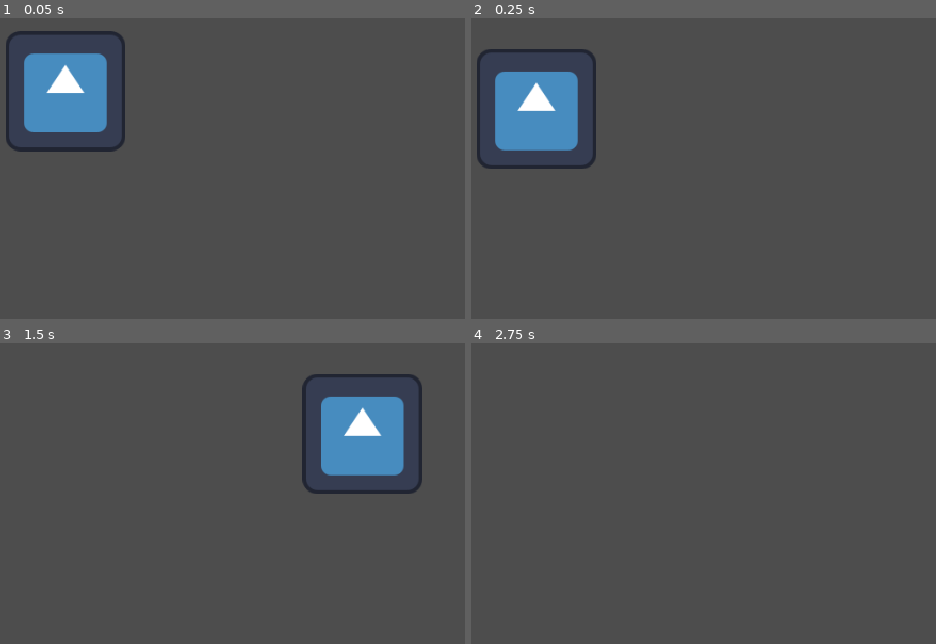
Above: before the commit, frames 1-4 (two rows, left to right).
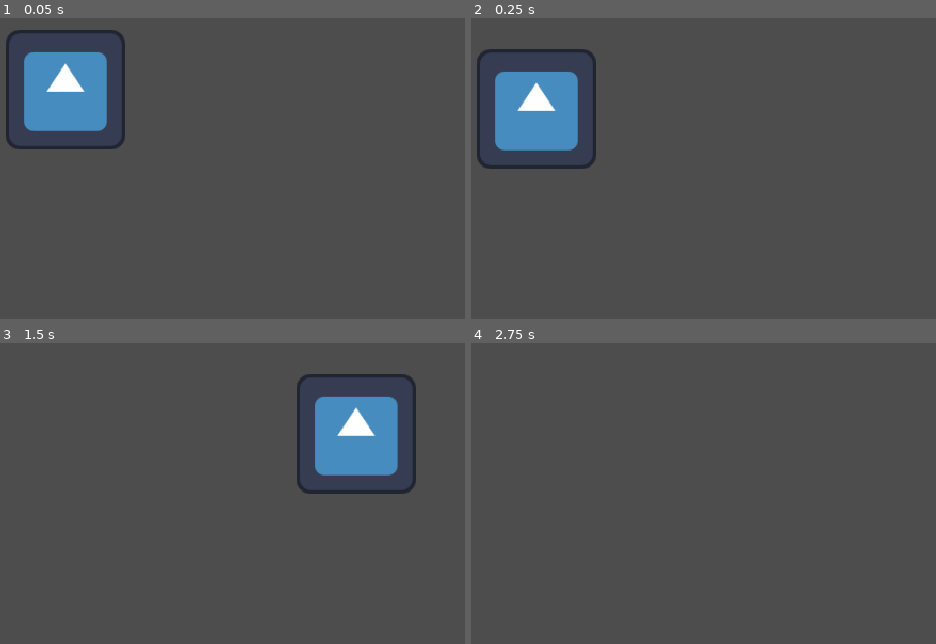
Above: after the commit, the same moments.

Repository: neontflame/Smashbuckler
Game: Godot game, scene res://Gamestuffs/Game.tscn
The game is run twice, just before and just after one commit, with the same random seed, the same clock (stepped at 60 frames per second) and the same inputs. The engine's default icon, where the game draws it, is replaced by a stand-in: a white triangle on a blue panel in a dark square.
Inputs:
- Up to frame 1 (0.05 s): no input
- Up to frame 2 (0.25 s): no input
- Up to frame 3 (1.5 s): tap Enter at 0.5 s; hold Right (ui_right) from 0.53 s (still down); tap Z (ctrl_A, bound only after the commit) at 0.6 s; tap Up (ui_up) at 0.77, 1.07 s; tap X (ctrl_B, bound only after the commit) at 0.8, 1.35 s
- Up to frame 4 (2.75 s): tap Up (ui_up) at 1.52, 1.82 s; tap S (ctrl_L, bound only after the commit) at 1.55, 2.1 s; release Right (ui_right) at 2.03 s; hold Left (ui_left) from 2.03 s (still down); tap A (ctrl_R, bound only after the commit) at 2.3 s

The runs differ from the first frame. In frame 1, 0.7% of the frame differs, in the area x 1-27%, y 3-45%; in frame 2, nothing differs; in frame 3, 2.3%, in the area x 63-91%, y 10-51%; in frame 4, nothing differs.

Commit message:
Input Buffer the Beginning
y

Diff:
--- a/Gamestuffs/Fighterstuffs/Fighter.gd
+++ b/Gamestuffs/Fighterstuffs/Fighter.gd
@@ -18,6 +18,8 @@
 @export var MAX_JUMPS:int = 2
 @export_group("Technical")
 @export var STATE_MACHINE:FitStMch
+@export var UTILS:FighterUtils
+@export var SPRITE:AnimatedSprite2D
 
 #region Variaveis coolio
 var STUN_FRAMES:int = 0 # se for maior do que 0 voce esta Stunnado
@@ -34,16 +36,52 @@
 var comingFromAir:bool = false
 
 var motion:Vector2 = Vector2.ZERO
+
+var AIRDODGED:bool = false
+
+var INPUT_BUFFER:Array = []
+var INPUT_BUFFER_FRAMES:int = 20
+#endregion
+
+#region Cool Teknix
+var inputtableControls:Array[StringName] = [
+	"ctrl_left",
+	"ctrl_right",
+	"ctrl_down",
+	"ctrl_up",
+	"ctrl_A",
+	"ctrl_B",
+	"ctrl_Z",
+	"ctrl_X",
+	"ctrl_R",
+	"ctrl_L"
+]
+
+func handleInputBuffer():
+	var now = Engine.get_process_frames()
+	INPUT_BUFFER = INPUT_BUFFER.filter(func(e): return now - e.frame < INPUT_BUFFER_FRAMES)
+
+	for cont in inputtableControls:
+		if Input.is_action_just_pressed(cont):
+			INPUT_BUFFER.append({"action": cont, "frame": now, "releasedFrames": -1})
+		if Input.is_action_just_released(cont):
+			for inp in INPUT_BUFFER:
+				if inp.action == cont and inp.releasedFrames == -1:
+					inp.releasedFrames = now - inp.frame
+					print(INPUT_BUFFER)
+
+func resetInputBuffer():
+	INPUT_BUFFER = []
 #endregion
 
 #region Cool Physics
-func handlePhys(delta: float):
+func handlePhys(delta:float, canControl:bool = true):
 	#region Move Shit
-	var coolAxis:float = Input.get_axis("ui_left", "ui_right")
-	if LAUNCH_FRAMES <= 0:
+	var coolAxis:float = Input.get_axis("ctrl_left", "ctrl_right")
+	if canControl:
 		#go from Left to Righte
-		if Input.is_action_pressed("ui_left") \
-		or Input.is_action_pressed("ui_right"):
+		if Input.is_action_pressed("ctrl_left") \
+		or Input.is_action_pressed("ctrl_right"):
 			if sign(motion.x) == -sign(coolAxis):
 				motion.x += BRAKE_SPEED * sign(coolAxis) * delta
 			if abs(motion.x) < MAX_WALK_SPEED:
@@ -57,20 +95,20 @@
 			if MAX_JUMPS > 1 and jumpsDone == 0:
 				jumpsDone = 1
 
-		if Input.is_action_just_pressed("ui_up"):
+		if UTILS.is_jump_just_pressed():
 			if is_on_floor() or (jumpsDone < MAX_JUMPS):
 				jumping = true
 				jumpsDone += 1
 				motion.y = -JUMP_HEIGHT
 
 		if jumping:
-			if Input.is_action_just_released("ui_up"):
+			if UTILS.is_jump_just_released():
 				if motion.y < SMALL_JUMP_THRESHOLD:
 					motion.y = SMALL_JUMP_THRESHOLD
 		#endregion
 	#endregion
 	#region Air Shit
-	if LAUNCH_FRAMES <= 0 and boundByMaxFallSpeed:
+	if canControl and boundByMaxFallSpeed:
 		if motion.y > MAX_FALL_SPEED:
 			motion.y = MAX_FALL_SPEED
 
@@ -84,16 +122,52 @@
 	#endregion
 
 func on_land():
-	jumpsDone = 0
-	jumping = false
-	motion.y = 1
+	pass
+#endregion
+
+#region Cool Stateness
+# quick advice: for every attack that has a *, means it's an alternative keybind!
+var groundAttackAwesomes: Dictionary = {
+	"AttackJab":      ["ctrl_A"],
+	"AttackTiltSide":  ["ctrl_right", "ctrl_A"],
+	"AttackTiltSide*": ["ctrl_left", "ctrl_A"],
+	"AttackTiltU":    ["ctrl_up", "ctrl_A"],
+	"AttackTiltD":    ["ctrl_down", "ctrl_A"],
+}
+
+var aerialAttackAwesomes: Dictionary = {
+	"AttackAirN": ["ctrl_A"],
+	"AttackAirSide":  ["ctrl_right", "ctrl_A"],
+	"AttackAirSide*": ["ctrl_left", "ctrl_A"],
+	"AttackAirU": ["ctrl_up", "ctrl_A"],
+	"AttackAirD": ["ctrl_down", "ctrl_A"],
+}
+
+var specialAwesomes: Dictionary = {
+	"SpecialN": ["ctrl_B"],
+	"SpecialF":  ["ctrl_B", "ctrl_right"],
+	"SpecialF*": ["ctrl_B", "ctrl_left"],
+	"SpecialU": ["ctrl_B", "ctrl_up"],
+	"SpecialD": ["ctrl_B", "ctrl_down"],
+}
+
+func handleAttackBuffer():
+	#todo: do this
+	#whats needed:
+		# differentiate between tilt and smash
+		# jab combo
+		# aerials
+		# specials
+	pass
 #endregion
 
 func _physics_process(delta: float) -> void:
+	handleInputBuffer()
+	handleAttackBuffer()
+
 	if STUN_FRAMES > 0:
 		STUN_FRAMES -= 1
 		return
 
-	handlePhys(delta)
 	velocity = motion
 	move_and_slide()
--- a/Gamestuffs/Fighterstuffs/Fighter.tscn
+++ b/Gamestuffs/Fighterstuffs/Fighter.tscn
@@ -4,6 +4,9 @@
 [ext_resource type="Texture2D" uid="uid://cmoq71gkqkumm" path="res://icon.svg" id="2_q57i6"]
 [ext_resource type="Script" uid="uid://d1dshjyspi4wq" path="res://Gamestuffs/Fighterstuffs/StateMachinery/StMch.gd" id="3_y1bak"]
 [ext_resource type="Script" uid="uid://kjfotp4nc46g" path="res://Gamestuffs/Fighterstuffs/StateMachinery/StPtrn.gd" id="4_ive66"]
+[ext_resource type="Script" uid="uid://c74w5atooae0f" path="res://Gamestuffs/Fighterstuffs/StateMachinery/States/FloorMain.gd" id="5_q57i6"]
+[ext_resource type="Script" uid="uid://oy6ohe07vd6x" path="res://Gamestuffs/Fighterstuffs/StateMachinery/States/AirMain.gd" id="6_y1bak"]
+[ext_resource type="Script" uid="uid://byi003bjlny4f" path="res://Gamestuffs/Fighterstuffs/FighterUtils.gd" id="7_ive66"]
 
 [sub_resource type="SpriteFrames" id="SpriteFrames_hsonh"]
 animations = [{
@@ -19,7 +22,7 @@
 [sub_resource type="RectangleShape2D" id="RectangleShape2D_hsonh"]
 size = Vector2(128, 128)
 
-[node name="Player" type="CharacterBody2D" unique_id=1055169119 node_paths=PackedStringArray("STATE_MACHINE")]
+[node name="Player" type="CharacterBody2D" unique_id=1055169119 node_paths=PackedStringArray("STATE_MACHINE", "UTILS")]
 script = ExtResource("1_x0v8s")
 ACCELERATION_WALK = 1200.0
 ACCELERATION_RUN = 1800.0
@@ -29,6 +32,7 @@
 BRAKE_SPEED = 2500.0
 WEIGHT = 1800.0
 STATE_MACHINE = NodePath("StateMachinery")
+UTILS = NodePath("FighterUtils")
 
 [node name="Spritery" type="AnimatedSprite2D" parent="." unique_id=1086466696]
 sprite_frames = SubResource("SpriteFrames_hsonh")
@@ -42,3 +46,15 @@
 
 [node name="Default" type="Node" parent="StateMachinery" unique_id=1032228592]
 script = ExtResource("4_ive66")
+
+[node name="FloorMain" type="Node" parent="StateMachinery" unique_id=1736786572]
+script = ExtResource("5_q57i6")
+
+[node name="AirMain" type="Node" parent="StateMachinery" unique_id=1745582395]
+script = ExtResource("6_y1bak")
+
+[node name="FighterUtils" type="Node" parent="." unique_id=1475734000]
+script = ExtResource("7_ive66")
+metadata/_custom_type_script = "uid://byi003bjlny4f"
+
+[node name="AirdodgeTimer" type="Timer" parent="." unique_id=2102616997]
--- /dev/null
+++ b/Gamestuffs/Fighterstuffs/FighterUtils.gd
@@ -0,0 +1,18 @@
+extends Node
+class_name FighterUtils
+
+@export var fighter:Fighter
+
+func is_jump_just_pressed():
+	return Input.is_action_just_pressed("ctrl_up") \
+	or Input.is_action_just_pressed("ctrl_X") \
+	or Input.is_action_just_pressed("ctrl_Y")
+
+func is_jump_just_released():
+	return Input.is_action_just_released("ctrl_up") \
+	or Input.is_action_just_released("ctrl_X") \
+	or Input.is_action_just_released("ctrl_Y")
+
+func is_shoulder_just_pressed():
+	return Input.is_action_just_pressed("ctrl_R") \
+	or Input.is_action_just_pressed("ctrl_L")
--- a/Gamestuffs/Fighterstuffs/StateMachinery/StMch.gd
+++ b/Gamestuffs/Fighterstuffs/StateMachinery/StMch.gd
@@ -13,8 +13,8 @@
 		nodely.stateName = nodely.name
 		nodely.setup()
 
-	currentState = $Idle
-	previousState = $Idle
+	currentState = $AirMain
+	previousState = $Default
 
 func changeState(state:FitStPtrn):
 	previousState = currentState
@@ -27,4 +27,10 @@
 		if nodely.stateName == state:
 			changeState(nodely)
 			return
-	print("Esse estado nao existe bro")
+	print("Esse estado (", state, ") nao existe bro")
+
+func _physics_process(delta: float) -> void:
+	if fighter.STUN_FRAMES > 0: return
+
+	if currentState:
+		currentState.update()
--- /dev/null
+++ b/Gamestuffs/Fighterstuffs/StateMachinery/States/AirMain.gd
@@ -0,0 +1,13 @@
+extends FitStPtrn
+class_name FitStAirMain
+# extend this state if your state uses generic air movement!!!!!
+var CAN_AIRDODGE:bool = true
+
+func enterState():
+	print("Aired")
+
+func update():
+	fighter.handlePhys(get_physics_process_delta_time())
+
+	if fighter.is_on_floor():
+		statesRoot.changeStateByName("FloorMain")
--- /dev/null
+++ b/Gamestuffs/Fighterstuffs/StateMachinery/States/FloorMain.gd
@@ -0,0 +1,14 @@
+extends FitStPtrn
+class_name FitStFloorMain
+# extend this state if your state uses generic floor movement!!!!!
+
+func enterState():
+	print("Floored")
+	fighter.jumpsDone = 0
+	fighter.jumping = false
+	fighter.motion.y = 1
+
+func update():
+	fighter.handlePhys(get_physics_process_delta_time())
+	if not fighter.is_on_floor():
+		statesRoot.changeStateByName("AirMain")
--- a/project.godot
+++ b/project.godot
@@ -22,12 +22,91 @@
 window/stretch/mode="canvas_items"
 window/stretch/aspect="expand"
 
+[input]
+
+ctrl_left={
+"deadzone": 0.2,
+"events": [Object(InputEventKey,"resource_local_to_scene":false,"resource_name":"","device":-1,"window_id":0,"alt_pressed":false,"shift_pressed":false,"ctrl_pressed":false,"meta_pressed":false,"pressed":false,"keycode":0,"physical_keycode":4194319,"key_label":0,"unicode":0,"location":0,"echo":false,"script":null)
+]
+}
+ctrl_right={
+"deadzone": 0.2,
+"events": [Object(InputEventKey,"resource_local_to_scene":false,"resource_name":"","device":-1,"window_id":0,"alt_pressed":false,"shift_pressed":false,"ctrl_pressed":false,"meta_pressed":false,"pressed":false,"keycode":0,"physical_keycode":4194321,"key_label":0,"unicode":0,"location":0,"echo":false,"script":null)
+]
+}
+ctrl_up={
+"deadzone": 0.2,
+"events": [Object(InputEventKey,"resource_local_to_scene":false,"resource_name":"","device":-1,"window_id":0,"alt_pressed":false,"shift_pressed":false,"ctrl_pressed":false,"meta_pressed":false,"pressed":false,"keycode":0,"physical_keycode":4194320,"key_label":0,"unicode":0,"location":0,"echo":false,"script":null)
+]
+}
+ctrl_down={
+"deadzone": 0.2,
+"events": [Object(InputEventKey,"resource_local_to_scene":false,"resource_name":"","device":-1,"window_id":0,"alt_pressed":false,"shift_pressed":false,"ctrl_pressed":false,"meta_pressed":false,"pressed":false,"keycode":0,"physical_keycode":4194322,"key_label":0,"unicode":0,"location":0,"echo":false,"script":null)
+]
+}
+ctrl_A={
+"deadzone": 0.2,
+"events": [Object(InputEventKey,"resource_local_to_scene":false,"resource_name":"","device":-1,"window_id":0,"alt_pressed":false,"shift_pressed":false,"ctrl_pressed":false,"meta_pressed":false,"pressed":false,"keycode":0,"physical_keycode":90,"key_label":0,"unicode":122,"location":0,"echo":false,"script":null)
+]
+}
+ctrl_B={
+"deadzone": 0.2,
+"events": [Object(InputEventKey,"resource_local_to_scene":false,"resource_name":"","device":-1,"window_id":0,"alt_pressed":false,"shift_pressed":false,"ctrl_pressed":false,"meta_pressed":false,"pressed":false,"keycode":0,"physical_keycode":88,"key_label":0,"unicode":120,"location":0,"echo":false,"script":null)
+]
+}
+ctrl_X={
+"deadzone": 0.2,
+"events": [Object(InputEventKey,"resource_local_to_scene":false,"resource_name":"","device":-1,"window_id":0,"alt_pressed":false,"shift_pressed":false,"ctrl_pressed":false,"meta_pressed":false,"pressed":false,"keycode":0,"physical_keycode":67,"key_label":0,"unicode":99,"location":0,"echo":false,"script":null)
+]
+}
+ctrl_Y={
+"deadzone": 0.2,
+"events": [Object(InputEventKey,"resource_local_to_scene":false,"resource_name":"","device":-1,"window_id":0,"alt_pressed":false,"shift_pressed":false,"ctrl_pressed":false,"meta_pressed":false,"pressed":false,"keycode":0,"physical_keycode":86,"key_label":0,"unicode":118,"location":0,"echo":false,"script":null)
+]
+}
+ctrl_Z={
+"deadzone": 0.2,
+"events": [Object(InputEventKey,"resource_local_to_scene":false,"resource_name":"","device":-1,"window_id":0,"alt_pressed":false,"shift_pressed":false,"ctrl_pressed":false,"meta_pressed":false,"pressed":false,"keycode":0,"physical_keycode":66,"key_label":0,"unicode":98,"location":0,"echo":false,"script":null)
+]
+}
+ctrl_R={
+"deadzone": 0.2,
+"events": [Object(InputEventKey,"resource_local_to_scene":false,"resource_name":"","device":-1,"window_id":0,"alt_pressed":false,"shift_pressed":false,"ctrl_pressed":false,"meta_pressed":false,"pressed":false,"keycode":0,"physical_keycode":65,"key_label":0,"unicode":97,"location":0,"echo":false,"script":null)
+]
+}
+ctrl_L={
+"deadzone": 0.2,
+"events": [Object(InputEventKey,"resource_local_to_scene":false,"resource_name":"","device":-1,"window_id":0,"alt_pressed":false,"shift_pressed":false,"ctrl_pressed":false,"meta_pressed":false,"pressed":false,"keycode":0,"physical_keycode":83,"key_label":0,"unicode":115,"location":0,"echo":false,"script":null)
+]
+}
+ctrl_c_right={
+"deadzone": 0.2,
+"events": [Object(InputEventKey,"resource_local_to_scene":false,"resource_name":"","device":-1,"window_id":0,"alt_pressed":false,"shift_pressed":false,"ctrl_pressed":false,"meta_pressed":false,"pressed":false,"keycode":0,"physical_keycode":76,"key_label":0,"unicode":108,"location":0,"echo":false,"script":null)
+]
+}
+ctrl_c_left={
+"deadzone": 0.2,
+"events": [Object(InputEventKey,"resource_local_to_scene":false,"resource_name":"","device":-1,"window_id":0,"alt_pressed":false,"shift_pressed":false,"ctrl_pressed":false,"meta_pressed":false,"pressed":false,"keycode":0,"physical_keycode":74,"key_label":0,"unicode":106,"location":0,"echo":false,"script":null)
+]
+}
+ctrl_c_up={
+"deadzone": 0.2,
+"events": [Object(InputEventKey,"resource_local_to_scene":false,"resource_name":"","device":-1,"window_id":0,"alt_pressed":false,"shift_pressed":false,"ctrl_pressed":false,"meta_pressed":false,"pressed":false,"keycode":0,"physical_keycode":73,"key_label":0,"unicode":105,"location":0,"echo":false,"script":null)
+]
+}
+ctrl_c_down={
+"deadzone": 0.2,
+"events": [Object(InputEventKey,"resource_local_to_scene":false,"resource_name":"","device":-1,"window_id":0,"alt_pressed":false,"shift_pressed":false,"ctrl_pressed":false,"meta_pressed":false,"pressed":false,"keycode":0,"physical_keycode":75,"key_label":0,"unicode":107,"location":0,"echo":false,"script":null)
+]
+}
+
 [layer_names]
 
 2d_physics/layer_1="Floory"
 
 [physics]
 
+common/max_physics_steps_per_frame=2
 3d/physics_engine="Jolt Physics"
 
 [rendering]
Not shown, added: Gamestuffs/Fighterstuffs/FighterUtils.gd.uid
Not shown, added: Gamestuffs/Fighterstuffs/StateMachinery/States/AirMain.gd.uid
Not shown, added: Gamestuffs/Fighterstuffs/StateMachinery/States/FloorMain.gd.uid
